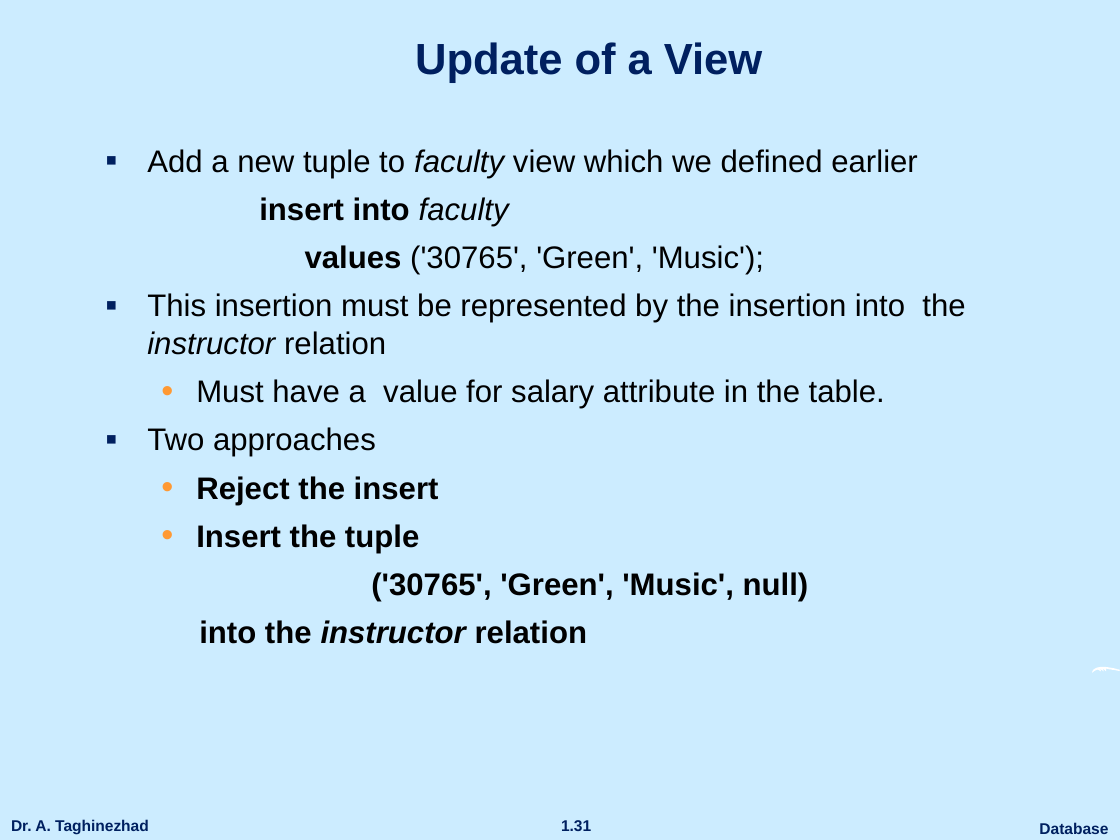
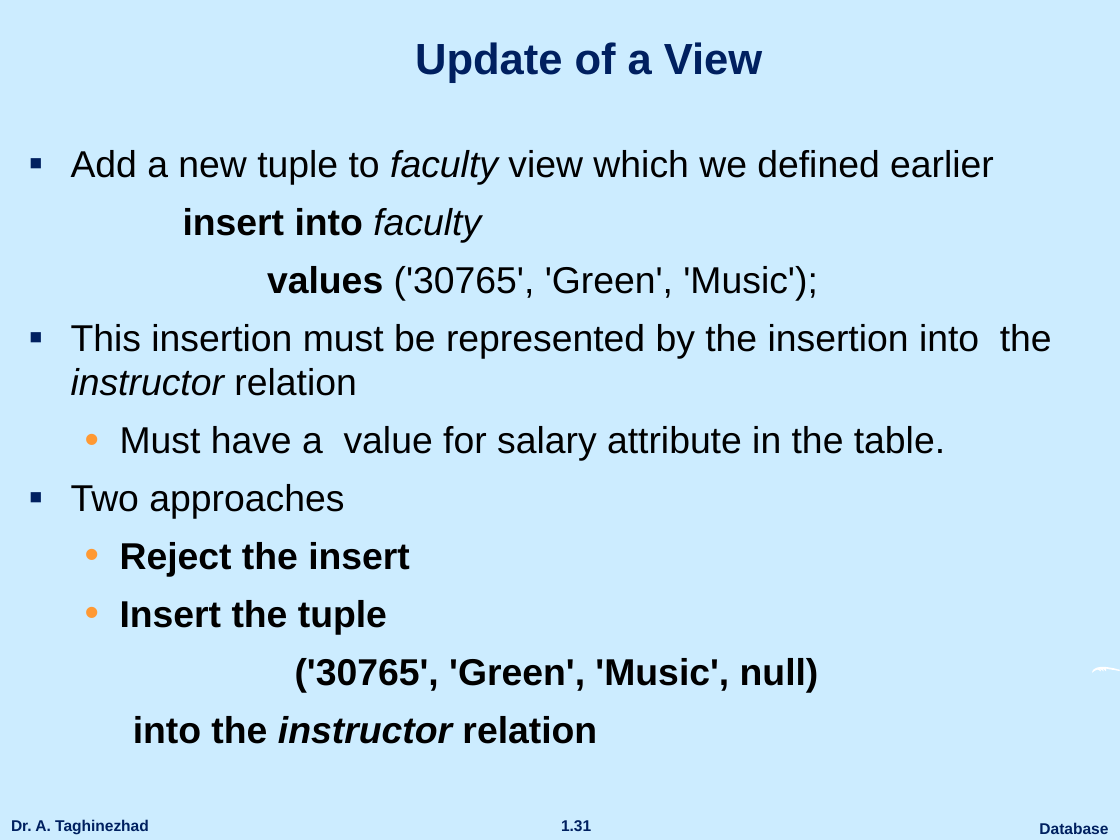
Before and after one commit to ataghinezhad/ataghinezhad.github.io, a slide deck: slide 31 of courses/downloads/temp/Database_Lec4.pptx. Drawn at 1120x840 pixels with LibreOffice and Linux fonts; fonts in the diff are those of the drawing; background and template pictures are left out. Boxes give left, top, right and bottom in pixels: in the first picture for what was removed or moved away, otherwise in the second. Text is boxed around its words. In the diff, an @@ line names an element or a change of style, - is before the commit and + after.

```diff
--- a/courses/downloads/temp/Database_Lec4.pptx
+++ b/courses/downloads/temp/Database_Lec4.pptx
@@ text "Add a new tuple to ...": place and size @@
-text "Add a new tuple to ..." at box(147, 149, 965, 644)
+text "Add a new tuple to ..." at box(71, 150, 1052, 744)
@@ text "Add a new tuple to ..." at box(71, 150, 1052, 744): size 20 to 24 pt; more space between paragraphs @@
```
Also in this commit, not shown: 17 other slides changed, 2 slides added.
